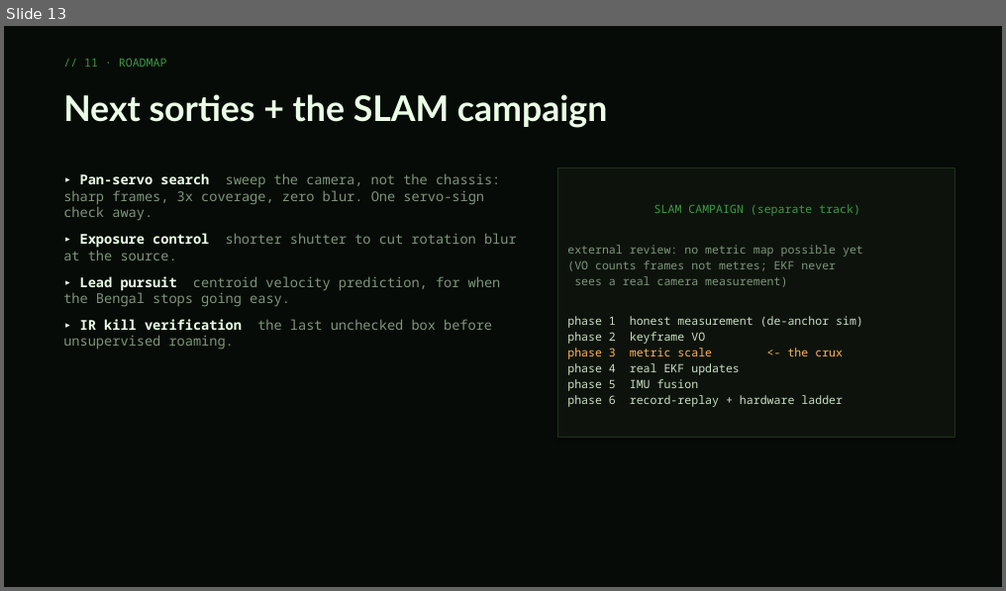
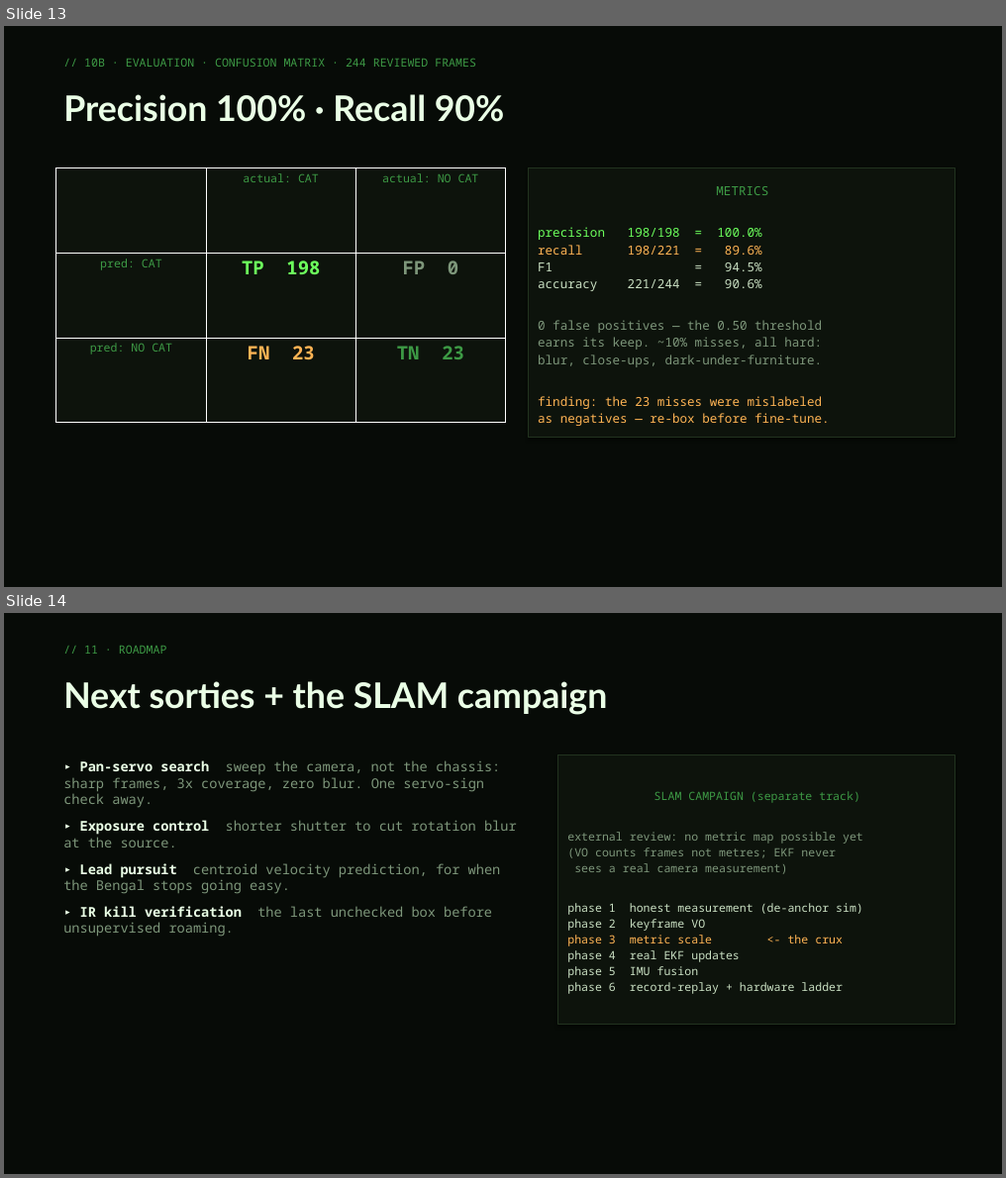
Before and after one commit to peter-m-mayer/rover, a slide deck: docs/catchaser_presentation.pptx. Shown one above the other, each under a label of ours: slide 13 before the commit, slides 13 and 14 after it. The pictures are 1006x591 and 1006x1178 pixels, drawn with LibreOffice and Linux fonts; fonts in the diff are those of the drawing. Boxes give left, top, right and bottom in pixels: in the first picture for what was removed or moved away, otherwise in the second. Text is boxed around its words. In the diff, an @@ line names an element or a change of style, - is before the commit and + after.

```diff
--- a/docs/catchaser_presentation.pptx
+++ b/docs/catchaser_presentation.pptx
@@ slide 13 added at (4,26,1002,587), background #070B07 @@
@@ text added at (84,58,476,67), 11 pt, text #3D9A45 @@
+// 10B · EVALUATION · CONFUSION MATRIX · 244 REVIEWED FRAMES
@@ text added at (63,94,505,122), 34 pt, text #EAFFE6, bold @@
+Precision 100% · Recall 90%
@@ table added at (56,169,506,423), 3 rows, 3 columns @@
+ | actual: CAT | actual: NO CAT
+pred: CAT | TP 198 | FP 0
+pred: NO CAT | FN 23 | TN 23
@@ rectangle added at (528,169,954,438), fill #0D130C, outline #22331F 1 pt, 12 pt, text #7D967A @@
+METRICS
+precision 198/198 = 100.0%
+recall 198/221 = 89.6%
+F1 = 94.5%
+accuracy 221/244 = 90.6%
+0 false positives — the 0.50 threshold
+earns its keep. ~10% misses, all hard:
+blur, close-ups, dark-under-furniture.
+finding: the 23 misses were mislabeled
+as negatives — re-box before fine-tune.
@@ what was slide 13 is now slide 14 @@
```
Also in this commit, not shown: 1 slide changed, 6 other files.
